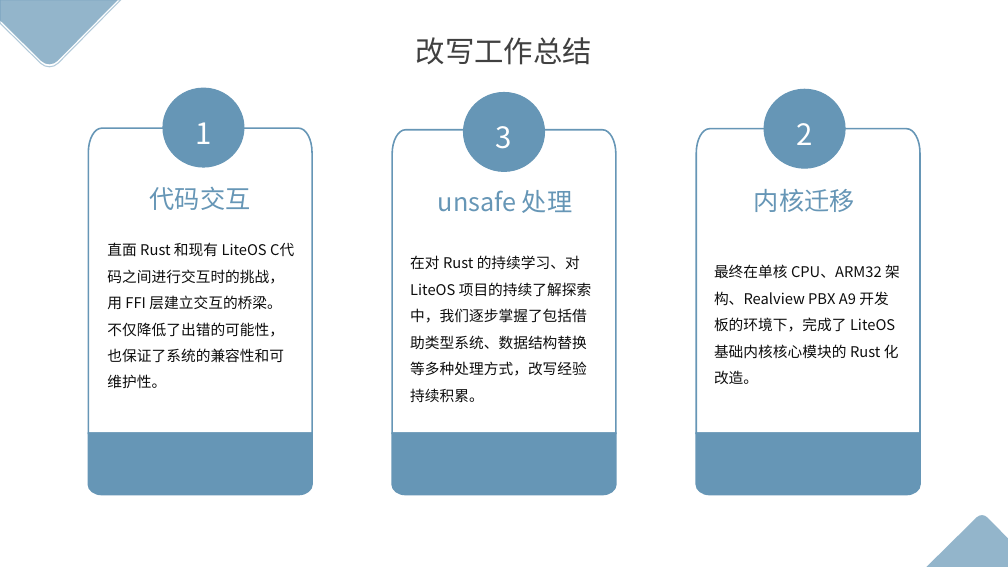
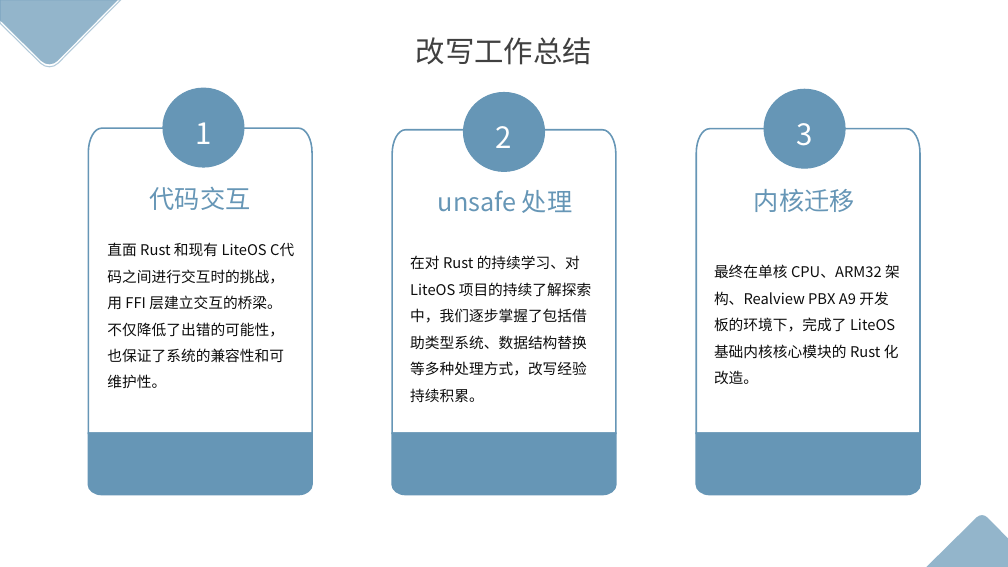
Before and after one commit to OSH-2025/FerriteOS, a slide deck: slide 19 of docs/final_pre/final_pre.pptx. Drawn at 1008x567 pixels with LibreOffice and Linux fonts; fonts in the diff are those of the drawing. Boxes give left, top, right and bottom in pixels: in the first picture for what was removed or moved away, otherwise in the second. Text is boxed around its words. In the diff, an @@ line names an element or a change of style, - is before the commit and + after.

Commit message:
调整PPT格式

```diff
--- a/docs/final_pre/final_pre.pptx
+++ b/docs/final_pre/final_pre.pptx
@@ text in ellipse at box(496, 126, 512, 148): text changed @@
-3
+2
@@ text in ellipse at box(796, 123, 812, 146): text changed @@
-2
+3
```
